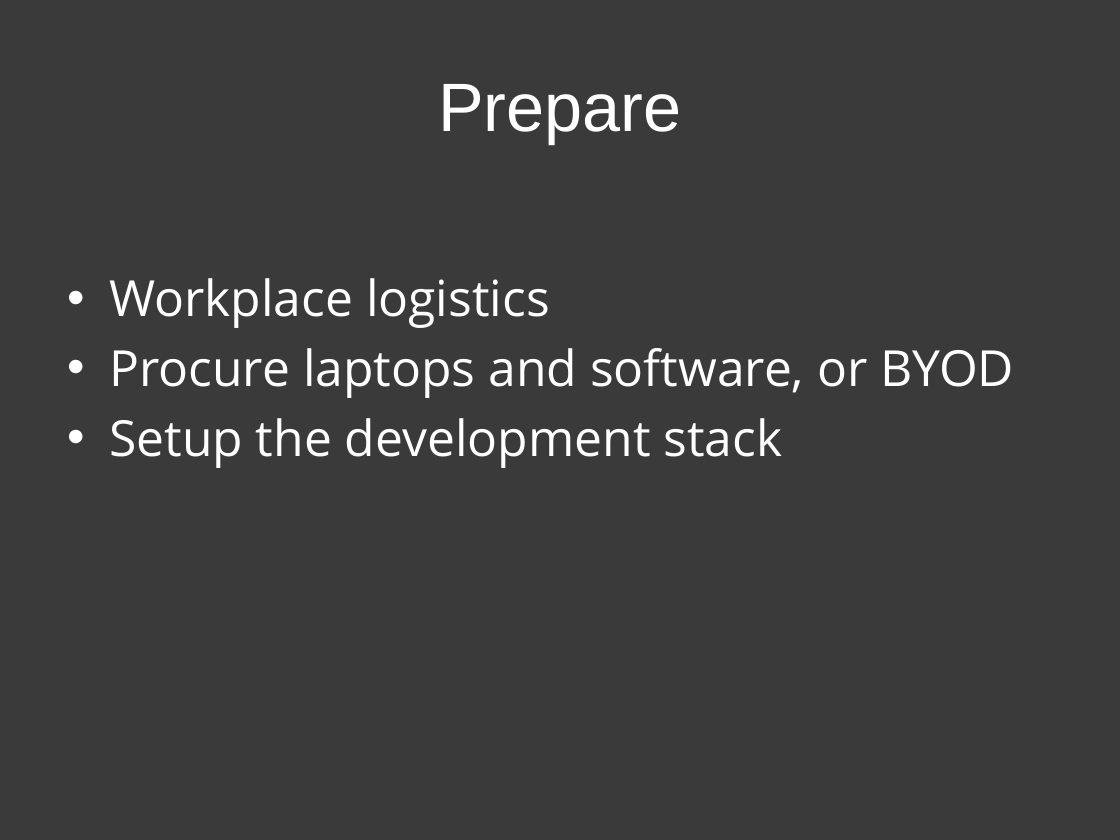
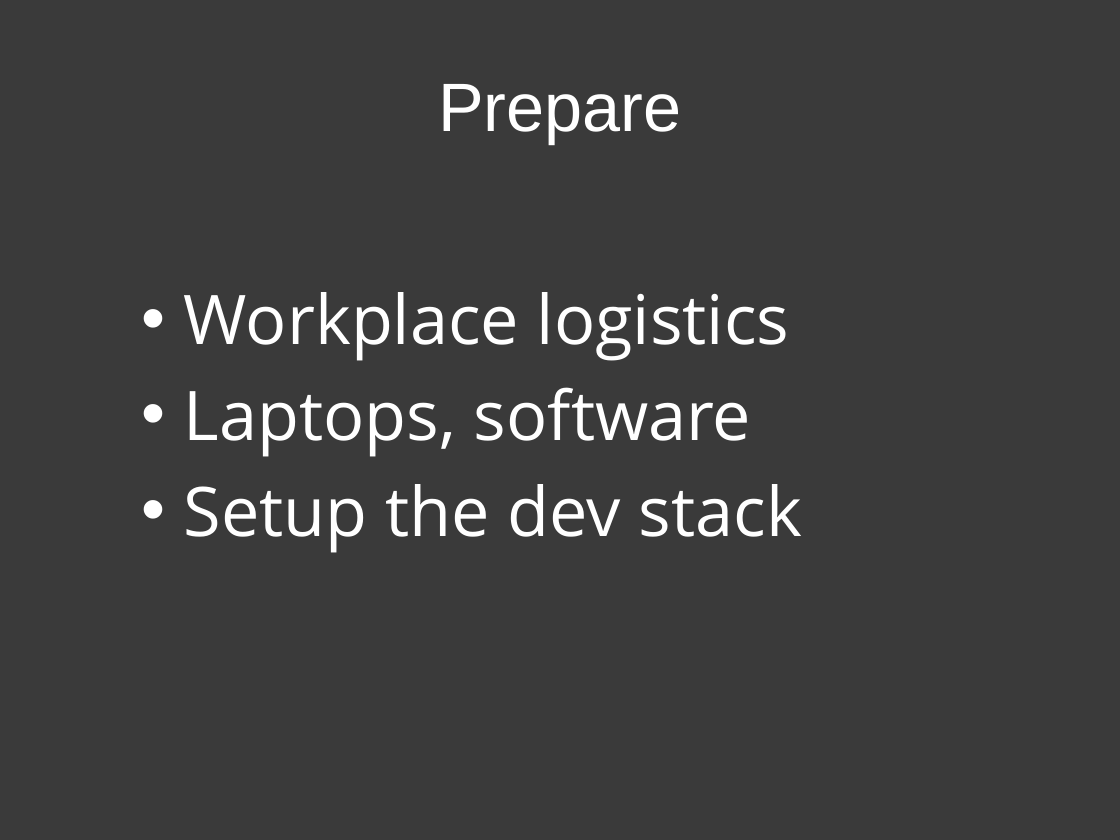
Before and after one commit to patik/code-sprint, a slide deck: slide 19 of code-sprint.pptx. Drawn at 1120x840 pixels with LibreOffice and Linux fonts; fonts in the diff are those of the drawing. Boxes give left, top, right and bottom in pixels: in the first picture for what was removed or moved away, otherwise in the second. Text is boxed around its words. In the diff, an @@ line names an element or a change of style, - is before the commit and + after.

```diff
--- a/code-sprint.pptx
+++ b/code-sprint.pptx
@@ text "Workplace logistics": place and size @@
-text "Workplace logistics" at (109,278,1014,468)
+text "Workplace logistics" at (184,292,802,553)
@@ text at (184,292,790,361): size 32 to 44 pt in "Workplace logistics"; more space between paragraphs @@
@@ text at (184,387,802,553): text changed; size 32 to 44 pt @@
-• Procure laptops and software, or BYOD
-• Setup the development stack
+• Laptops, software
+• Setup the dev stack
```
Also in this commit, not shown: 14 other slides changed, 1 other file.
